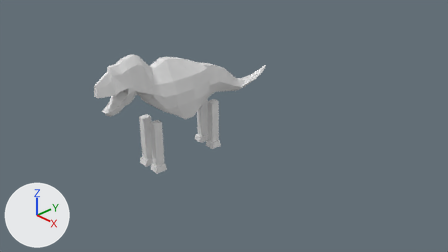
Before and after pictures for a commit that changed the Blender file Assets/Characters/T-Rex/T-Rex.blend.
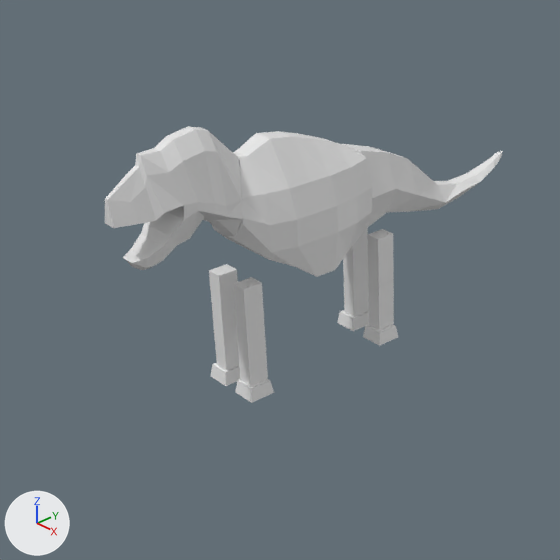
Each version is shown from the file's camera 'Camera', then close up on the part from 11% to 65% of the width and 0% to 96% of the height. Lighting does not change. The marker at lower left points along +X, +Y and +Z.

The scene before the commit, as lines of its bpy script (objects in view):
```python
ob_leftfoot = bpy.data.objects.new('LeftFoot', me_cube_015)
ob_leftfoot.location = (0.19, 0.02, 0.04)
ob_leftfoot.rotation_euler = (1.571, 0.0, 0.0)  # degrees (90, 0, 0)
ob_lefthand = bpy.data.objects.new('LeftHand', me_cube_015)
ob_lefthand.location = (0.19, -1.5, 0.05)
ob_lefthand.rotation_euler = (1.571, 0.0, 0.0)  # degrees (90, 0, 0)
ob_leftlowerleg = bpy.data.objects.new('LeftLowerLeg', me_cube_002)
ob_leftlowerleg.location = (0.18, 0.04, 0.36)
ob_leftlowerleg.rotation_euler = (1.571, 0.0, 0.0)  # degrees (90, 0, 0)
ob_leftupperleg = bpy.data.objects.new('LeftUpperLeg', me_cube_003)
ob_leftupperleg.location = (0.18, 0.04, 0.83)
ob_leftupperleg.rotation_euler = (1.571, 0.0, 0.0)  # degrees (90, 0, 0)
ob_rightfoot = bpy.data.objects.new('RightFoot', me_cube_015)
ob_rightfoot.location = (-0.19, 0.02, 0.05)
ob_rightfoot.rotation_euler = (1.571, 0.0, 0.0)  # degrees (90, 0, 0)
ob_rightfoot.scale = (-1.0, 1.0, 1.0)
ob_righthand = bpy.data.objects.new('RightHand', me_cube_015)
ob_righthand.location = (-0.19, -1.5, 0.05)
ob_righthand.rotation_euler = (1.571, 0.0, 0.0)  # degrees (90, 0, 0)
ob_righthand.scale = (-1.0, 1.0, 1.0)
ob_rightlowerleg = bpy.data.objects.new('RightLowerLeg', me_cube_002)
ob_rightlowerleg.location = (-0.18, 0.04, 0.36)
ob_rightlowerleg.rotation_euler = (1.571, 0.0, 0.0)  # degrees (90, 0, 0)
ob_rightlowerleg.scale = (-1.0, 1.0, 1.0)
ob_rightupperarm = bpy.data.objects.new('RightUpperArm', me_cube_019)
ob_rightupperarm.location = (-0.18, -1.49, 0.83)
ob_rightupperarm.rotation_euler = (1.571, 0.0, 0.0)  # degrees (90, 0, 0)
ob_rightupperarm.scale = (-1.0, 1.0, 1.0)
ob_rightupperleg = bpy.data.objects.new('RightUpperLeg', me_cube_003)
ob_rightupperleg.location = (-0.18, 0.04, 0.83)
ob_rightupperleg.rotation_euler = (1.571, 0.0, 0.0)  # degrees (90, 0, 0)
ob_rightupperleg.scale = (-1.0, 1.0, 1.0)
# also in view: 'LeftUpperArm' at (0.18, -1.49, 0.83); 'Chest' at (0.0, -0.86, 1.63); 'Head' at (0.0, -2.01, 1.96); 'Tail' at (0.0, 0.9, 1.49); 'RightLowerArm' at (-0.18, -1.49, 0.36)
```
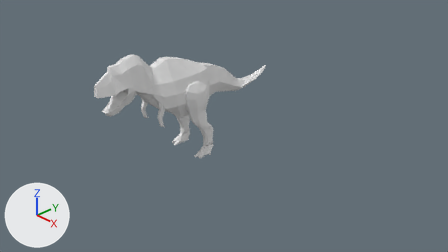
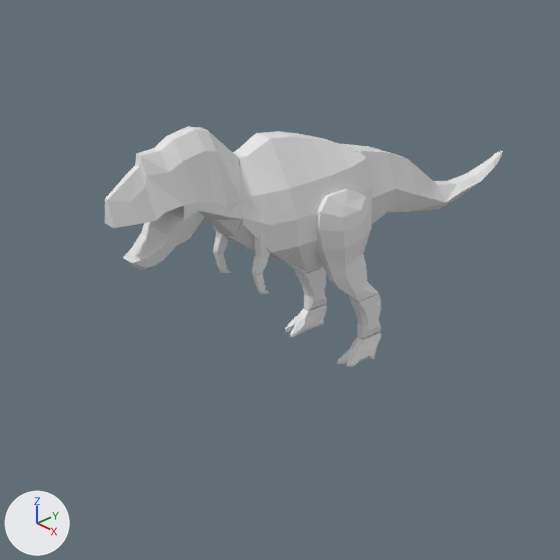
Commit message: Finished first version of T-Rex

What changed in the scene script:
```text
Change me_cube_015:
    used by ob_rightfoot; location = (-0.19, 0.02, 0.05); rotation_euler = (1.571, 0.0, 0.0), in degrees (90, 0, 0); scale = (-1.0, 1.0, 1.0)
    remove me_cube_015.from_pydata(...)  # 8 vertices, 6 faces; spans x -0.123..0.123, y -0.057..0.07, z -0.125..0.125
    add me_cube_015.from_pydata(...)  # 130 vertices, 128 faces; spans x 0.134..0.346, y -0.016..0.177, z 0.218..0.695
    me_cube_015 part 1: 8 vertices removed from x -0.123..0.123, y -0.057..0.07, z -0.125..0.125; 130 vertices added at x 0.134..0.346, y -0.016..0.177, z 0.218..0.695
Change me_cube_002:
    used by ob_rightlowerleg; location = (-0.18, 0.04, 0.36); rotation_euler = (1.571, 0.0, 0.0), in degrees (90, 0, 0); scale = (-1.0, 1.0, 1.0)
    remove me_cube_002.from_pydata(...)  # 8 vertices, 6 faces; spans x -0.075..0.075, y -0.242..0.242, z -0.096..0.096
    add me_cube_002.from_pydata(...)  # 48 vertices, 46 faces; spans x 0.138..0.297, y -0.128..0.301, z -0.071..0.233
    me_cube_002 part 2: the whole mesh is rebuilt
Change me_cube_003:
    used by ob_rightupperleg; location = (-0.18, 0.04, 0.83); rotation_euler = (1.571, 0.0, 0.0), in degrees (90, 0, 0); scale = (-1.0, 1.0, 1.0)
    remove me_cube_003.from_pydata(...)  # 8 vertices, 6 faces; spans x -0.075..0.075, y -0.242..0.242, z -0.096..0.096
    add me_cube_003.from_pydata(...)  # 80 vertices, 78 faces; spans x 0.077..0.36, y -0.172..0.909, z -0.01..0.65
    me_cube_003 part 3: 8 vertices removed from x -0.075..0.075, y -0.242..0.242, z -0.096..0.096; 80 vertices added at x 0.077..0.36, y -0.172..0.909, z -0.01..0.65
Change me_cube_006:
    used by ob_rightlowerarm; location = (-0.18, -1.49, 0.36); rotation_euler = (1.571, 0.0, 0.0), in degrees (90, 0, 0); scale = (-1.0, 1.0, 1.0)
    remove me_cube_006.from_pydata(...)  # 8 vertices, 6 faces; spans x -0.075..0.075, y -0.242..0.242, z -0.096..0.096
    add me_cube_006.from_pydata(...)  # 24 vertices, 22 faces; spans x 0.062..0.141, y 0.963..1.113, z -0.151..0.016
    me_cube_006 part 4: 24 vertices added at x 0.062..0.141, y 0.963..1.113, z -0.151..0.016
    me_cube_006 part 5: 8 vertices removed from x -0.075..0.075, y -0.242..0.242, z -0.096..0.096
Change me_cube_019:
    used by ob_rightupperarm; location = (-0.18, -1.49, 0.83); rotation_euler = (1.571, 0.0, 0.0), in degrees (90, 0, 0); scale = (-1.0, 1.0, 1.0)
    remove me_cube_019.from_pydata(...)  # 8 vertices, 6 faces; spans x -0.075..0.075, y -0.242..0.242, z -0.096..0.096
    add me_cube_019.from_pydata(...)  # 24 vertices, 22 faces; spans x 0.053..0.153, y 0.608..0.908, z -0.223..-0.031
    me_cube_019 part 6: 24 vertices added at x 0.053..0.153, y 0.608..0.908, z -0.223..-0.031
    me_cube_019 part 7: 8 vertices removed from x -0.075..0.075, y -0.242..0.242, z -0.096..0.096
Change me_cube_004:
    where me_cube_004.from_pydata(...)  # 70 vertices, 68 faces; spans x -0.414..0.414, y -0.709..0.563, z -0.993..0.441
    used by ob_chest; location = (0.0, -1.13, 1.7); rotation_euler = (1.571, 0.0, 0.0), in degrees (90, 0, 0)
    me_cube_004 part 8: all 10 vertices in x -0.359..0.359, y -0.709..-0.405, z -0.663..0.214 are scaled about their middle by (0.605, 1, 1)
Add me_cube_007:
    me_cube_007.from_pydata(...)  # 42 vertices, 40 faces; spans x 0.062..0.118, y 0.923..1.152, z -0.168..0.0
Change ob_rightfoot:
    ob_rightfoot.location: (-0.19, 0.02, 0.05) -> (-0.19, 0.02, 0.04)
Change ob_rightlowerleg:
    ob_rightlowerleg.location: (-0.18, 0.04, 0.36) -> (-0.18, -0.26, 0.36)
Change ob_rightupperleg:
    ob_rightupperleg.location: (-0.18, 0.04, 0.83) -> (-0.18, -0.26, 0.83)
Change ob_righthand:
    ob_righthand: bpy.data.objects.new('RightHand', me_cube_015) -> bpy.data.objects.new('RightHand', me_cube_007)
    ob_righthand.location: (-0.19, -1.5, 0.05) -> (-0.19, -1.5, 0.04)
Change ob_rightlowerarm:
    ob_rightlowerarm.location: (-0.18, -1.49, 0.36) -> (-0.18, -1.49, 0.23)
Change ob_rightupperarm:
    ob_rightupperarm.location: (-0.18, -1.49, 0.83) -> (-0.18, -1.49, 0.71)
Change ob_lefthand:
    ob_lefthand: bpy.data.objects.new('LeftHand', me_cube_015) -> bpy.data.objects.new('LeftHand', me_cube_007)
Change ob_leftlowerarm:
    ob_leftlowerarm.location: (0.18, -1.49, 0.36) -> (0.18, -1.49, 0.23)
Change ob_leftupperarm:
    ob_leftupperarm.location: (0.18, -1.49, 0.83) -> (0.18, -1.49, 0.71)
Change ob_leftupperleg:
    ob_leftupperleg.location: (0.18, 0.04, 0.83) -> (0.18, -0.26, 0.83)
Change ob_leftlowerleg:
    ob_leftlowerleg.location: (0.18, 0.04, 0.36) -> (0.18, -0.26, 0.36)
```

Where the change shows, as pixel boxes [x1, y1, x2, y2] in the close-ups (560 x 560 px; the box of a moved part takes in the faces that stretch with it):
'Chest', reshaped
    before: [212, 131, 372, 277]
    after: [212, 131, 372, 272]
'LeftUpperLeg', reshaped, moved
    before: [367, 229, 394, 286]
    after: [316, 189, 378, 302]
'RightLowerLeg', reshaped, moved (26% wider, 12% shorter)
    before: [343, 268, 369, 317]
    after: [294, 267, 327, 310]
'LeftUpperArm', reshaped, moved
    before: [233, 277, 265, 339]
    after: [254, 234, 270, 258]
'LeftLowerLeg', reshaped, moved (26% wider, 10% shorter)
    before: [368, 280, 394, 330]
    after: [348, 294, 381, 339]
'LeftLowerArm', reshaped, moved
    before: [237, 332, 268, 386]
    after: [252, 255, 268, 275]
'RightUpperArm', reshaped, moved
    before: [209, 264, 238, 324]
    after: [216, 231, 227, 239]
'RightLowerArm', reshaped, moved
    before: [213, 319, 239, 371]
    after: [213, 236, 229, 255]
'LeftFoot', reshaped
    before: [363, 324, 398, 346]
    after: [337, 332, 381, 367]
'RightFoot', reshaped, moved
    before: [337, 310, 369, 331]
    after: [285, 304, 327, 337]
'RightUpperLeg', reshaped, moved
    before: [343, 228, 368, 273]
    after: [283, 261, 323, 274]
'LeftHand', reshaped
    before: [235, 379, 274, 403]
    after: [253, 273, 269, 294]
'RightHand', reshaped, moved
    before: [211, 363, 240, 386]
    after: [214, 253, 231, 273]
part 1 of me_cube_015, built on
    before: [211, 310, 398, 403]
    after: [285, 304, 381, 367]
part 2 of me_cube_002, built on
    before: [343, 268, 394, 330]
    after: [294, 267, 381, 339]
part 3 of me_cube_003, built on
    before: [343, 228, 394, 286]
    after: [283, 189, 378, 302]
part 4 of me_cube_006, added
    after: [213, 236, 268, 275]
part 5 of me_cube_006, deleted
    before: [213, 319, 268, 386]
part 6 of me_cube_019, added
    after: [216, 231, 270, 258]
part 7 of me_cube_019, deleted
    before: [209, 264, 265, 339]
part 8 of me_cube_004, moved or reshaped
    before: [215, 213, 371, 277]
    after: [217, 225, 324, 272]
